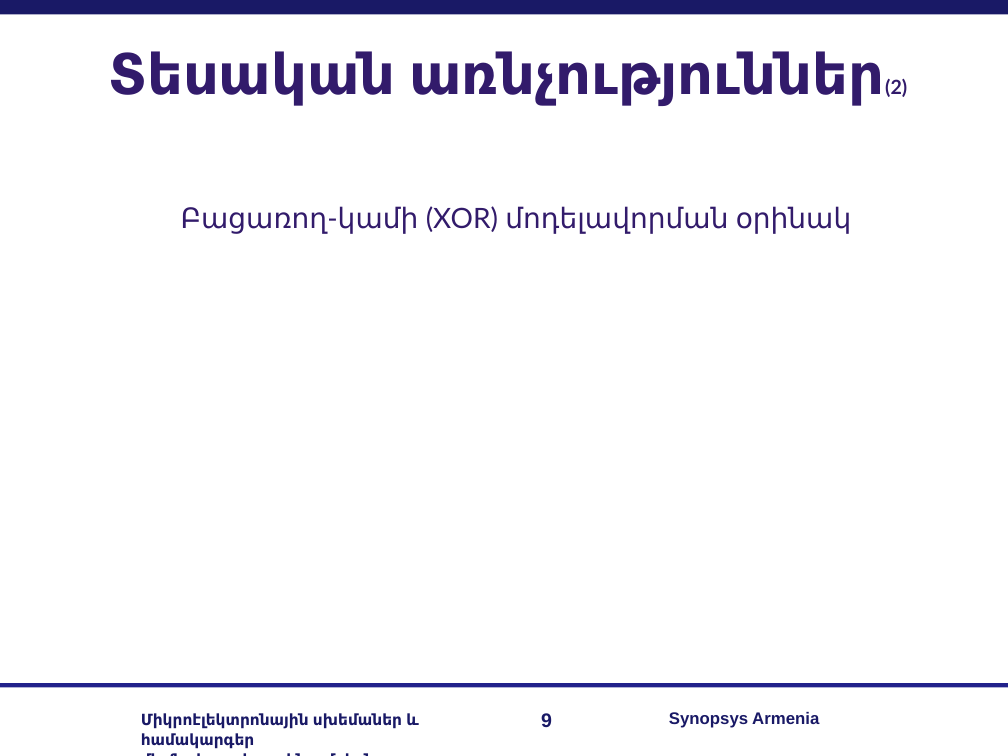
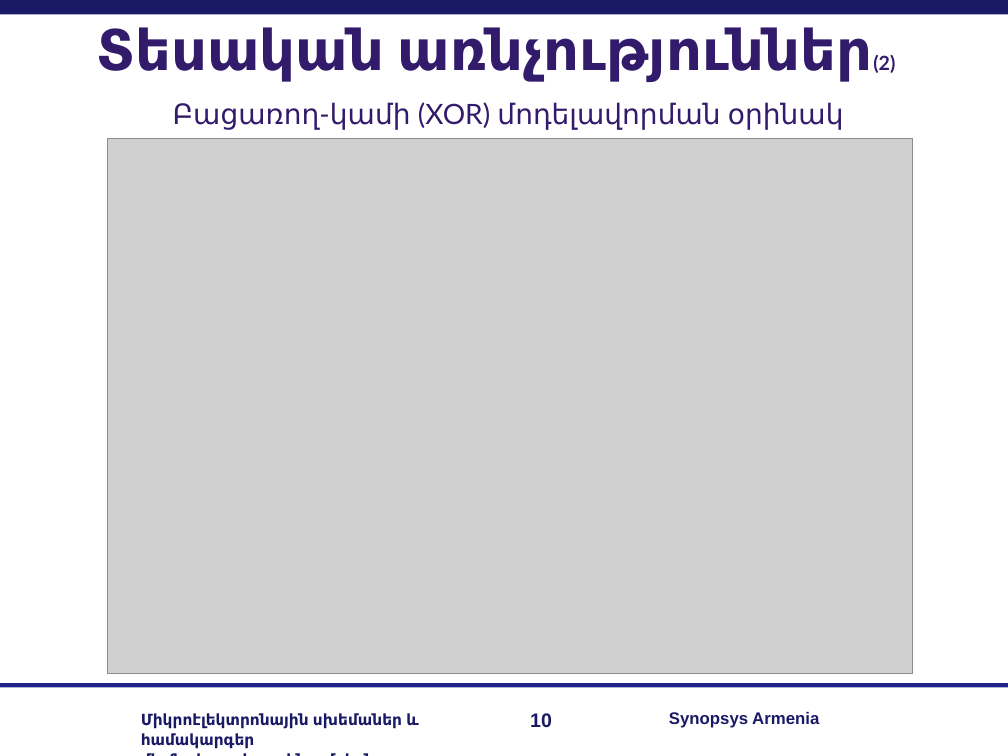
Before and after one commit to RazKarapetyan/Master_thesis, a slide deck: slide 10 of My real work/my_master_slides.ppt (slide 9 before the commit). Drawn at 1008x756 pixels with LibreOffice and Linux fonts; fonts in the diff are those of the drawing; grey boxes stand for pictures; background and template pictures are left out. Boxes give left, top, right and bottom in pixels: in the first picture for what was removed or moved away, otherwise in the second. Text is boxed around its words. In the diff, an @@ line names an element or a change of style, - is before the commit and + after.

Commit message:
razmik: added screenshots

```diff
--- a/My real work/my_master_slides.ppt
+++ b/My real work/my_master_slides.ppt
@@ title "Տեսական առնչություններ(2)": place and size @@
-title "Տեսական առնչություններ(2)" at <box>108,51,907,105</box>
+title "Տեսական առնչություններ(2)" at <box>96,27,895,82</box>
@@ text "Բացառող-կամի (XOR) մոդելավորման օրինակ": place and size @@
-text "Բացառող-կամի (XOR) մոդելավորման օրինակ" at <box>181,206,852,234</box>
+text "Բացառող-կամի (XOR) մոդելավորման օրինակ" at <box>173,102,844,130</box>
@@ picture added at <box>107,138,912,673</box> @@
@@ page number at <box>530,713,552,728</box>: text changed @@
-9
+10
```
Also in this commit, not shown: 3 other slides changed, 1 slide added.
